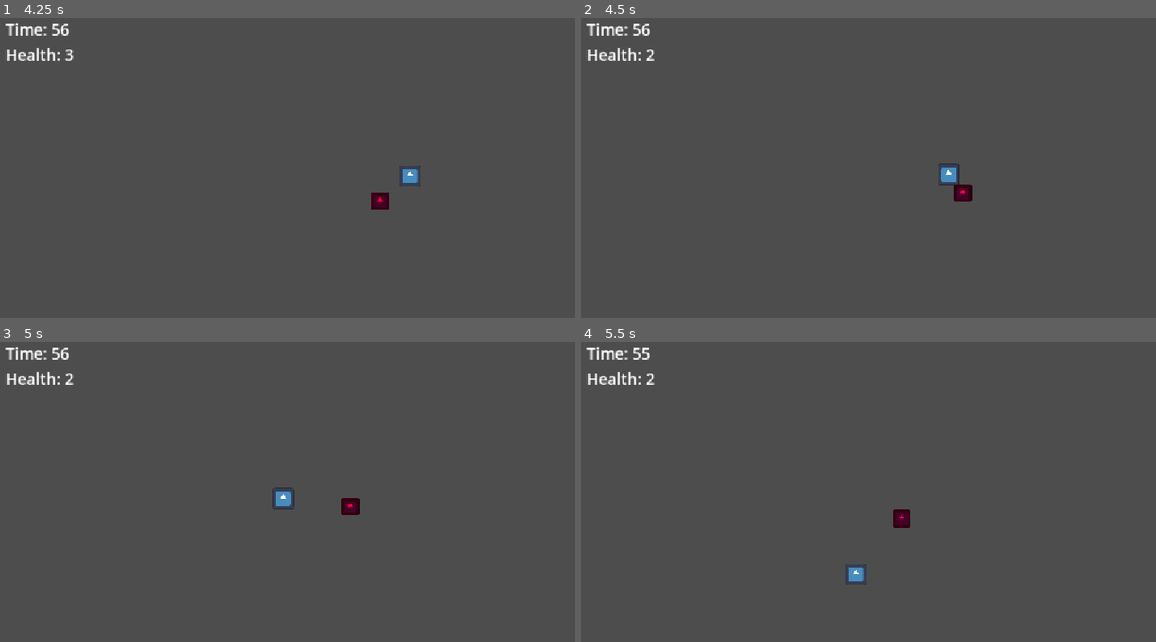
Above: before the commit, frames 1-4 (two rows, left to right).
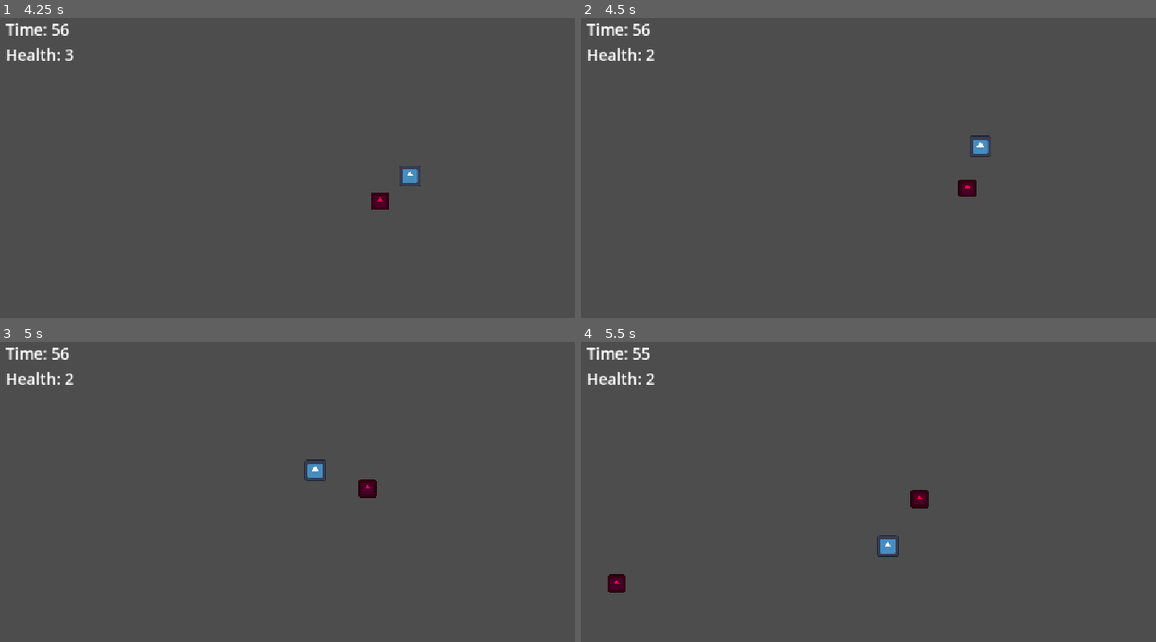
Above: after the commit, the same moments.

Repository: Tin0709/Last60Seconds
Game: Godot game, scene res://game.tscn
Two runs of this game, one before a commit and one after it. Both use one fixed random seed, a clock stepped at 60 frames per second and the inputs below. The engine's default icon, where the game draws it, is replaced by a stand-in: a white triangle on a blue panel in a dark square.
Inputs:
- Up to frame 1 (4.25 s): hold D (move_right) 0.53-1.28 s; hold S (move_down) 1.28-2.03 s; hold D (move_right) 2.03-2.78 s; hold W (move_up) 2.78-3.53 s; hold A (move_left) from 3.53 s (still down)
- Up to frame 2 (4.5 s): keep holding A (move_left)
- Up to frame 3 (5 s): keep holding A (move_left)
- Up to frame 4 (5.5 s): release A (move_left) at 5.03 s; hold S (move_down) from 5.03 s (still down)

Frame 1 is identical in both runs. In frame 2, 0.5% of the frame differs, in the area x 62-72%, y 39-62%; in frame 3, 0.7%; in frame 4, 0.9%, in the area x 4-61%, y 49-84%.

Commit message:
Add enemy spawning and contact knockback

Diff:
--- a/enemy.gd
+++ b/enemy.gd
@@ -20,5 +20,5 @@
 
 	for index in range(get_slide_collision_count()):
 		if get_slide_collision(index).get_collider() == player:
-			player.take_damage()
+			player.take_damage(global_position)
 			break
--- a/game.gd
+++ b/game.gd
@@ -2,6 +2,7 @@
 
 var time_remaining: float = 60.0
 var game_ended: bool = false
+var spawn_time_remaining: float = 5.0
 
 @onready var time_label: Label = $HUD/TimeLabel
 @onready var survived_label: Label = $HUD/SurvivedLabel
@@ -24,6 +25,33 @@
 
 	if time_remaining == 0.0:
 		end_game("SURVIVED")
+		return
+
+	spawn_time_remaining -= delta
+	if spawn_time_remaining <= 0.0:
+		spawn_enemy()
+		spawn_time_remaining = 5.0
+
+func spawn_enemy() -> void:
+	var screen_size = get_viewport_rect().size
+	var radius: float = $Enemy/CollisionShape2D.shape.radius
+	for attempt in range(8):
+		var spawn_position: Vector2
+		match randi_range(0, 3):
+			0:
+				spawn_position = Vector2(radius, randf_range(radius, screen_size.y - radius))
+			1:
+				spawn_position = Vector2(screen_size.x - radius, randf_range(radius, screen_size.y - radius))
+			2:
+				spawn_position = Vector2(randf_range(radius, screen_size.x - radius), radius)
+			3:
+				spawn_position = Vector2(randf_range(radius, screen_size.x - radius), screen_size.y - radius)
+		if spawn_position.distance_to($Player.position) < 100.0:
+			continue
+		var enemy = $Enemy.duplicate()
+		enemy.position = spawn_position
+		add_child(enemy)
+		return
 
 func end_game(message: String) -> void:
 	if game_ended:
@@ -33,6 +61,7 @@
 	survived_label.show()
 	set_process(false)
 	$Player.set_physics_process(false)
-	$Enemy.set_physics_process(false)
 	$Player.velocity = Vector2.ZERO
-	$Enemy.velocity = Vector2.ZERO
+	for enemy in get_tree().get_nodes_in_group("enemies"):
+		enemy.set_physics_process(false)
+		enemy.velocity = Vector2.ZERO
--- a/game.tscn
+++ b/game.tscn
@@ -25,7 +25,7 @@
 [node name="CollisionShape2D" type="CollisionShape2D" parent="Player" unique_id=2014221652]
 shape = SubResource("CircleShape2D_jpyye")
 
-[node name="Enemy" type="CharacterBody2D" parent="." unique_id=501922679]
+[node name="Enemy" type="CharacterBody2D" parent="." unique_id=501922679 groups=["enemies"]]
 position = Vector2(200, 300)
 script = ExtResource("3_feb5d")
 
--- a/player.gd
+++ b/player.gd
@@ -7,6 +7,8 @@
 
 var health: int = 3
 var damage_cooldown: float = 0.0
+var knockback_direction: Vector2 = Vector2.ZERO
+var knockback_time_remaining: float = 0.0
 
 func _physics_process(delta):
 	damage_cooldown = maxf(damage_cooldown - delta, 0.0)
@@ -18,16 +20,23 @@
 	)
 
 	velocity = direction * speed
+	if knockback_time_remaining > 0.0:
+		velocity = knockback_direction * 400.0
+		knockback_time_remaining = maxf(knockback_time_remaining - delta, 0.0)
 	move_and_slide()
 
 	keep_inside_screen()
 
 
-func take_damage() -> void:
+func take_damage(enemy_position: Vector2) -> void:
 	if damage_cooldown > 0.0 or health <= 0:
 		return
 	health -= 1
 	damage_cooldown = 1.0
+	knockback_direction = enemy_position.direction_to(global_position)
+	if knockback_direction == Vector2.ZERO:
+		knockback_direction = Vector2.RIGHT
+	knockback_time_remaining = 0.12
 	health_changed.emit(health)
 
 
